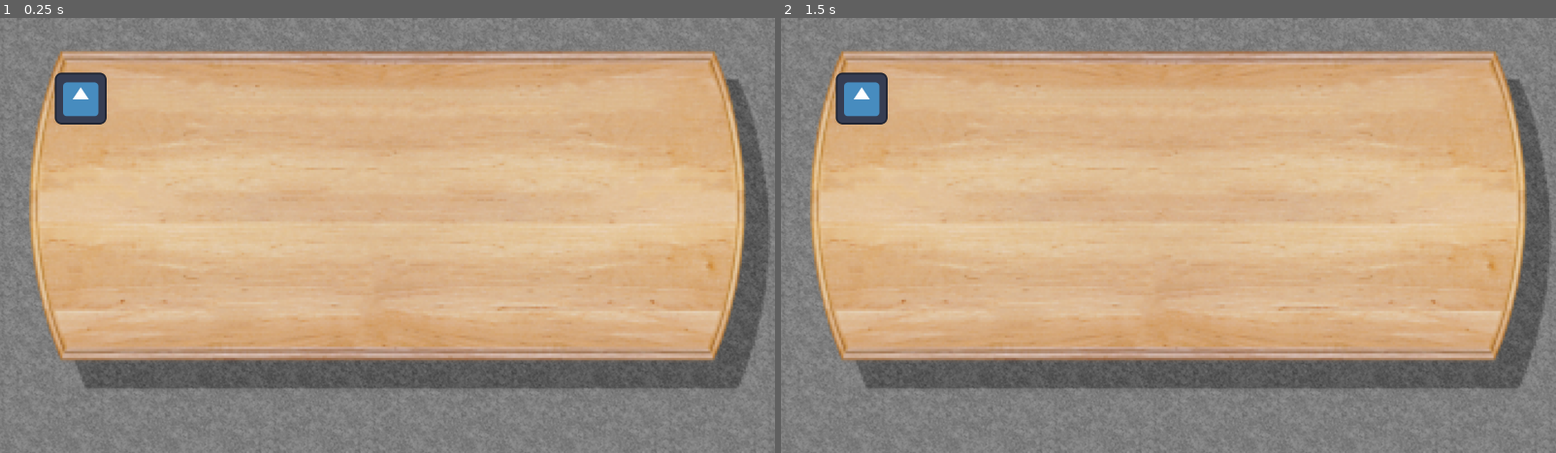
Above: before the commit, frames 1-2 (left to right).
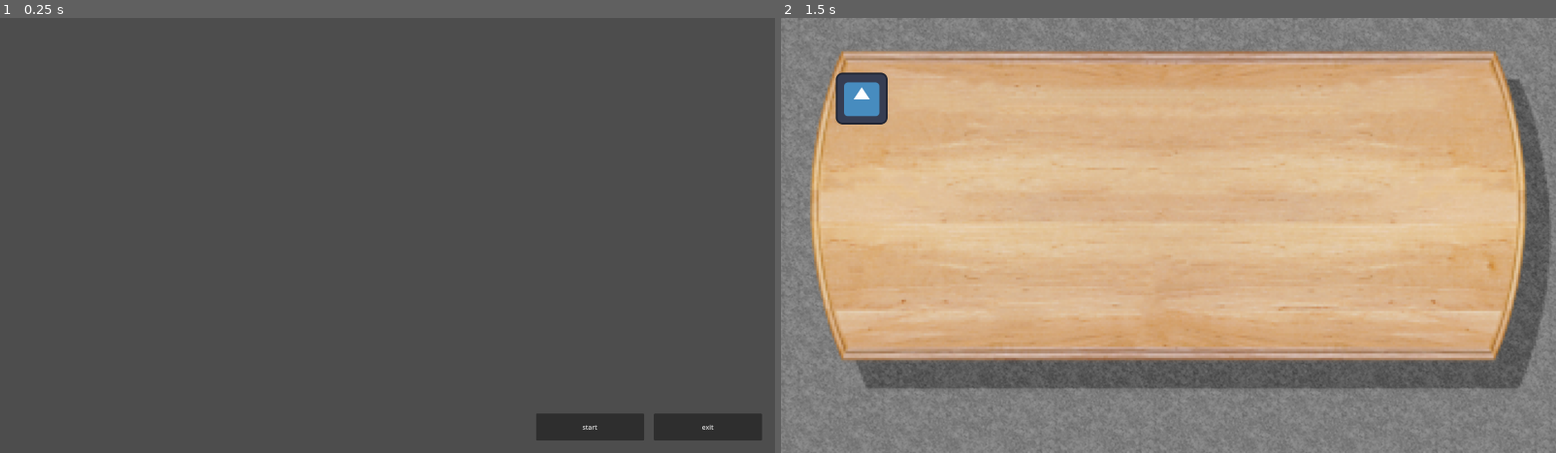
Above: after the commit, the same moments.

Repository: Hesuvius/LOST_CONTROL
Game: Godot game, scene res://menu.tscn
Same seed, same stepped clock (60 frames per second), same inputs: the game is played once before the commit and once after it. Before the commit the project starts from res://main.tscn. The engine's default icon, where the game draws it, is replaced by a stand-in: a white triangle on a blue panel in a dark square.
Inputs (mouse positions are in pixels of both pictures, inside the frame that each line leads up to):
- Up to frame 1 (0.25 s): no input
- Up to frame 2 (1.5 s): click (1370, 426) at 0.5 s, where only the run after the commit has a clickable "start"; tap Enter at 1.25 s; move the mouse to (858, 100) at 1.27 s; click (858, 100) at 1.42 s

The runs differ from the first frame. In frame 1, 93% of the frame differs, in the area x 0-100%, y 0-100%; in frame 2, nothing differs.

Commit message:
Adding Basic Menu with Start and exit
Adding basic menu that can be used to start the game (load main scene)

Diff:
--- /dev/null
+++ b/Lost Control/Menu.gd
@@ -0,0 +1,15 @@
+extends Node2D
+
+
+
+func _on_exit_btn_pressed():
+	print("exit")
+	get_tree().quit()
+
+func _on_start_btn_pressed():
+	print("start")
+	get_tree().change_scene_to_file("res://main.tscn")
+
+
+func _on_next_btn_pressed():
+	print("next")
--- /dev/null
+++ b/Lost Control/menu.tscn
@@ -0,0 +1,45 @@
+[gd_scene load_steps=2 format=3 uid="uid://cuvvrlxqe2rje"]
+
+[ext_resource type="Script" path="res://Menu.gd" id="1_tcir3"]
+
+[node name="Menu" type="Node2D"]
+script = ExtResource("1_tcir3")
+
+[node name="main_menu_graphics" type="Node2D" parent="."]
+
+[node name="buttons" type="Node2D" parent="main_menu_graphics"]
+
+[node name="exit_btn" type="Button" parent="main_menu_graphics/buttons"]
+offset_left = 1620.0
+offset_top = 982.0
+offset_right = 1888.0
+offset_bottom = 1049.0
+text = "exit
+"
+
+[node name="start_btn" type="Button" parent="main_menu_graphics/buttons"]
+offset_left = 1328.0
+offset_top = 982.0
+offset_right = 1596.0
+offset_bottom = 1049.0
+text = "start
+"
+
+[node name="next_btn" type="Button" parent="main_menu_graphics/buttons"]
+visible = false
+offset_left = 1328.0
+offset_top = 982.0
+offset_right = 1596.0
+offset_bottom = 1049.0
+text = "next
+"
+
+[node name="story_slides" type="Node2D" parent="."]
+
+[node name="win_slides" type="Node2D" parent="."]
+
+[node name="fail_slides" type="Node2D" parent="."]
+
+[connection signal="pressed" from="main_menu_graphics/buttons/exit_btn" to="." method="_on_exit_btn_pressed"]
+[connection signal="pressed" from="main_menu_graphics/buttons/start_btn" to="." method="_on_start_btn_pressed"]
+[connection signal="pressed" from="main_menu_graphics/buttons/next_btn" to="." method="_on_next_btn_pressed"]
--- a/Lost Control/project.godot
+++ b/Lost Control/project.godot
@@ -12,7 +12,7 @@
 
 config/name="LOST_CONTROL"
 config/description="FGJ gamejam 2024 projekti"
-run/main_scene="res://main.tscn"
+run/main_scene="res://menu.tscn"
 config/features=PackedStringArray("4.2", "Forward Plus")
 config/icon="res://graphics/icon.svg"
 
